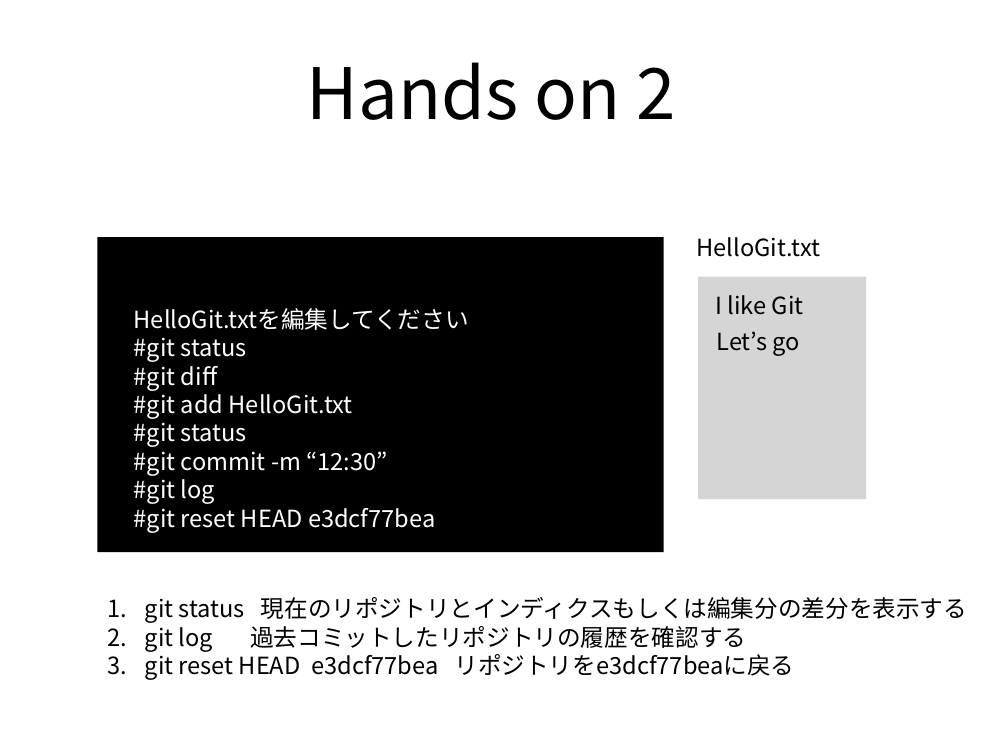
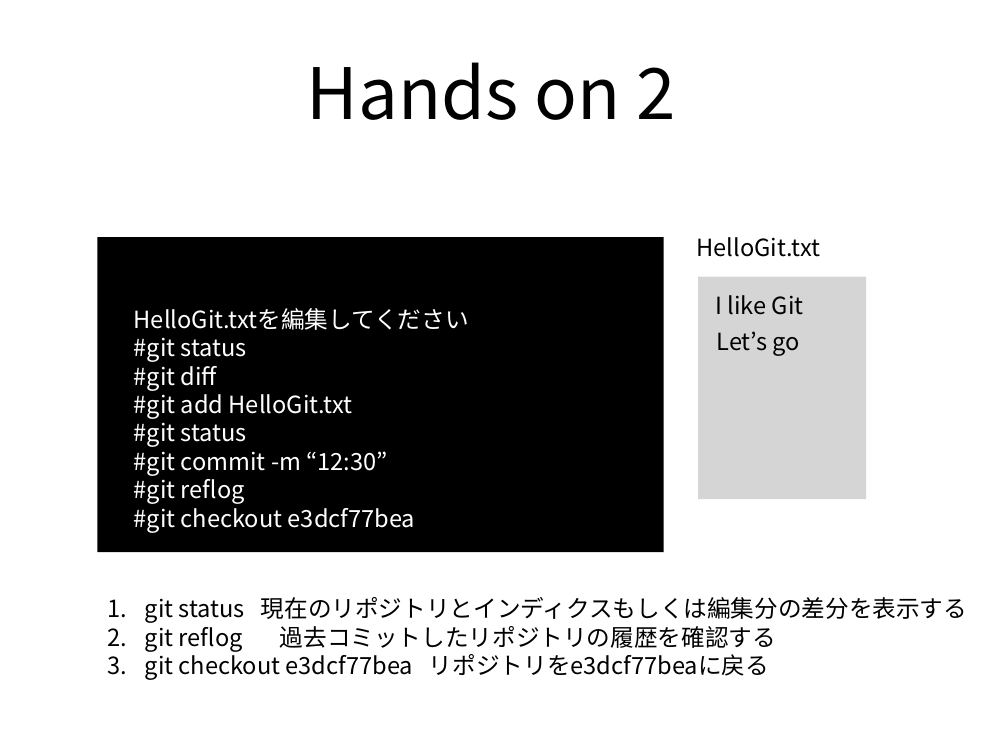
Before and after one commit to xu1718191411/NagoyaStudy, a slide deck: slide 12 of Git入門.pptx. Drawn at 1008x756 pixels with LibreOffice and Linux fonts; fonts in the diff are those of the drawing. Boxes give left, top, right and bottom in pixels: in the first picture for what was removed or moved away, otherwise in the second. Text is boxed around its words. In the diff, an @@ line names an element or a change of style, - is before the commit and + after.

Commit message:
git reflog and git checkout hash

```diff
--- a/Git入門.pptx
+++ b/Git入門.pptx
@@ text at (134,474,415,533): text changed @@
-#git log
-#git reset HEAD e3dcf77bea
+#git reflog
+#git checkout e3dcf77bea
@@ text at (145,622,776,680): text changed @@
-2. git log 過去コミットしたリポジトリの履歴を確認する
-3. git reset HEAD e3dcf77bea リポジトリをe3dcf77beaに戻る
+2. git reflog 過去コミットしたリポジトリの履歴を確認する
+3. git checkout e3dcf77bea リポジトリをe3dcf77beaに戻る
```
Also in this commit, not shown: 1 other file.
